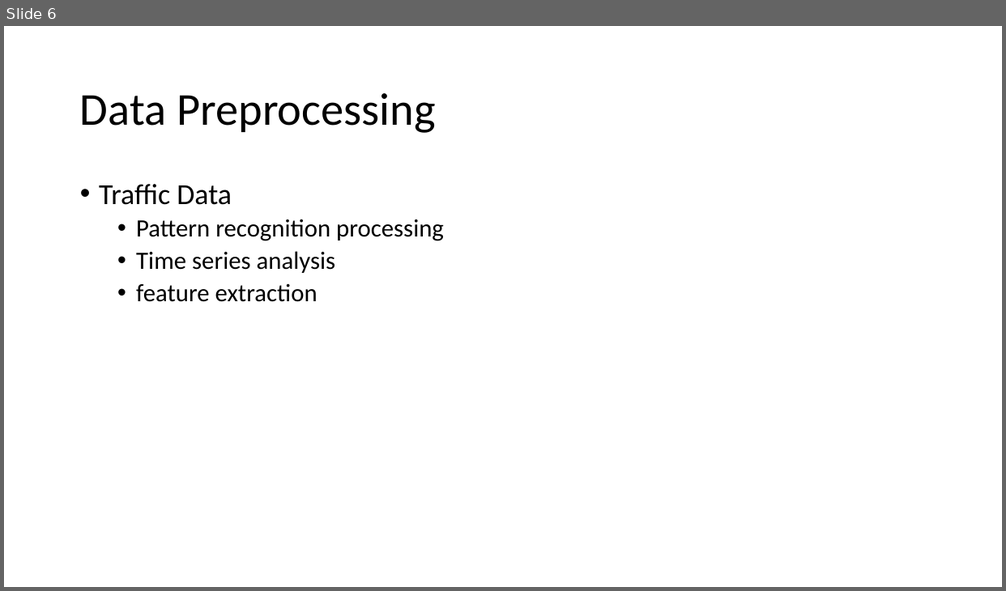
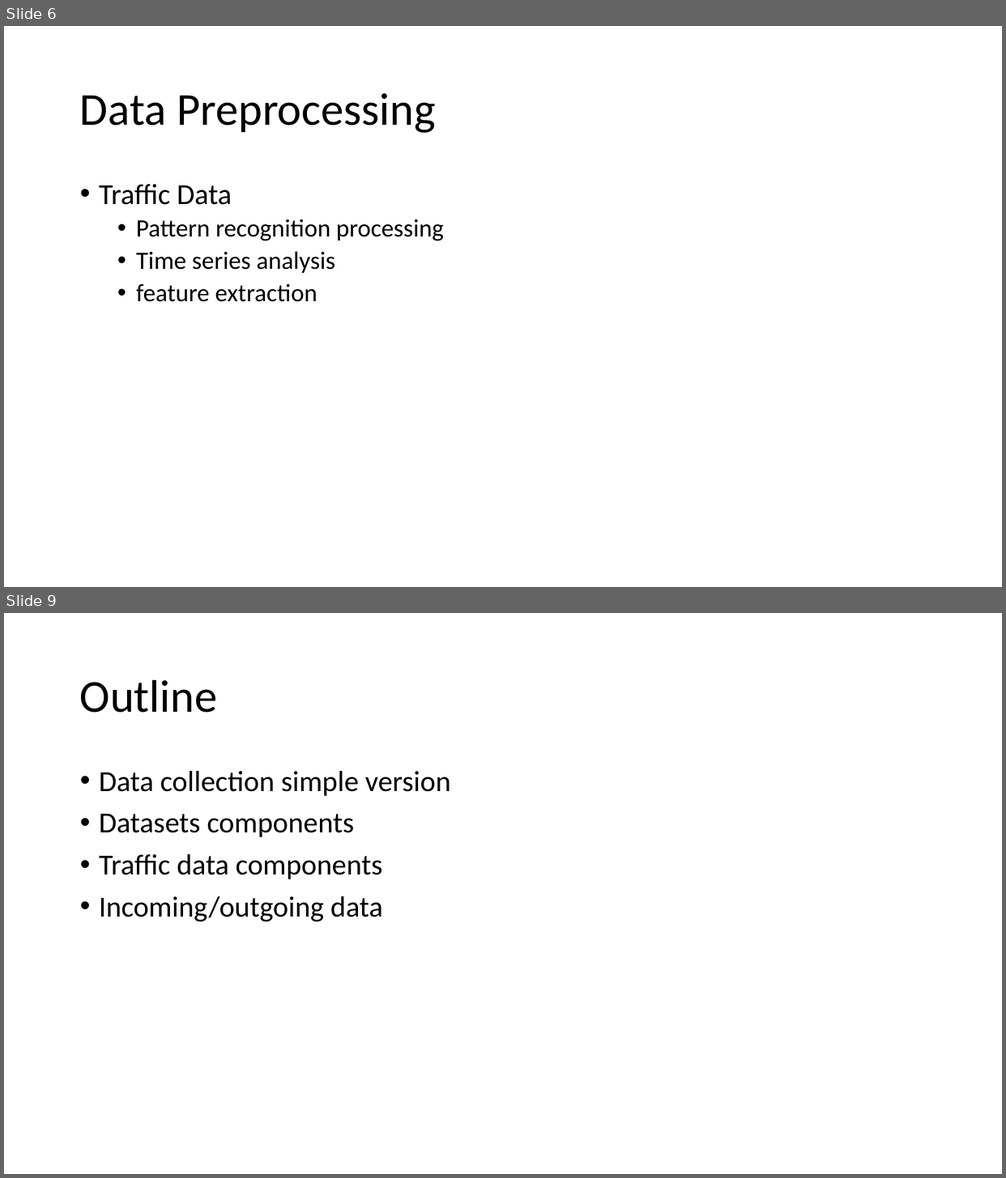
Before and after one commit to GXG-CS/Pi-Alexa, a slide deck: Presentation1.pptx. Shown one above the other, each under a label of ours: slide 6 before the commit, slides 6 and 9 after it; the slides between them are not shown. The pictures are 1006x591 and 1006x1178 pixels, drawn with LibreOffice and Linux fonts; fonts in the diff are those of the drawing. Boxes give left, top, right and bottom in pixels: in the first picture for what was removed or moved away, otherwise in the second. Text is boxed around its words. In the diff, an @@ line names an element or a change of style, - is before the commit and + after.

Commit message:
incoming/outgoing data

```diff
--- a/Presentation1.pptx
+++ b/Presentation1.pptx
@@ slide 9 added at <box>4,613,1002,1174</box>, background #FFFFFF @@
@@ title added at <box>80,679,217,713</box>, 44 pt, text #000000 @@
+Outline
@@ text added at <box>99,771,451,922</box>, 28 pt, text #000000 @@
+• Data collection simple version
+• Datasets components
+• Traffic data components
+• Incoming/outgoing data
```
Also in this commit, not shown: 4 slides changed, 3 other slides added, 1 slide removed, 1 other file.
